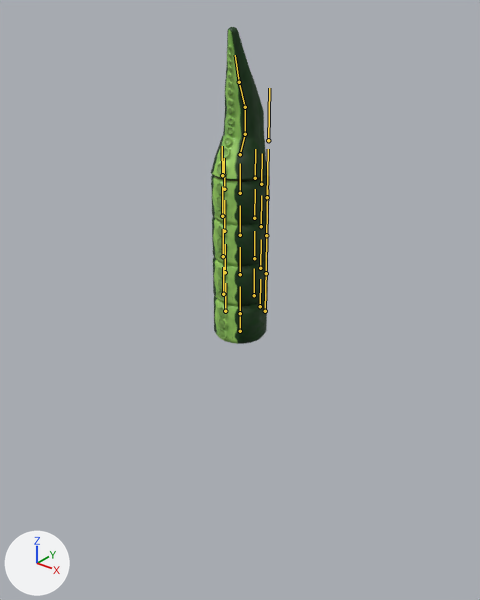
What one commit did to the FBX model res/enemy/enemy_changed.fbx.
One viewpoint serves both versions: a 50 mm camera at (7.85, -9.83, 6.84) aimed at (-0.26, 0.31, 0.55). The axes (+X, +Y, +Z) are drawn at lower left. The lights are the same throughout. The bones that bend it are drawn over the model as lines.

The first picture shows 'bake', 'bake.001', 'bake.002', 'bake.003', 'bake_top'.
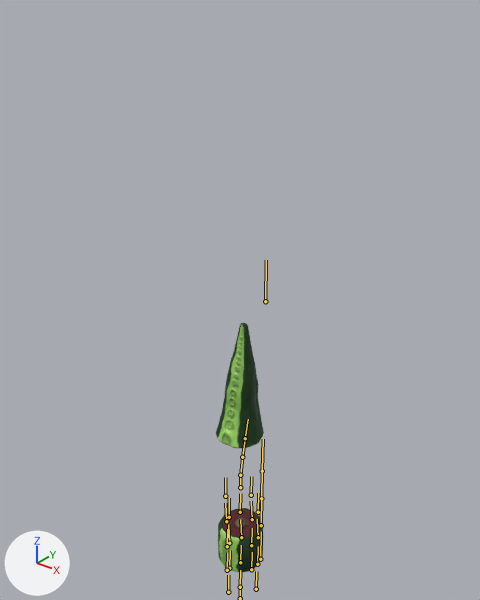
The newer file adds an action. The first version stands in its rest pose; the second is drawn at frame 33 of the action 'Armature|Armature|Armature|death_1s'.

Location of each change, [x1, y1, x2, y2] in pixels of the pictures (480 x 600 px):
'bake_top', posed (16% narrower, 19% shorter)
    before: [211, 27, 268, 181]
    after: [216, 323, 264, 448]
'bake.003', posed
    before: [211, 174, 269, 225]
    after: [218, 508, 263, 563]
'bake.001', posed
    before: [213, 257, 268, 306]
    after: [222, 543, 262, 572]
'bake.002', posed
    before: [212, 217, 269, 266]
    after: [229, 524, 263, 565]
'bake', posed
    before: [214, 296, 267, 344]
    after: [218, 538, 253, 572]
bone 'spine1', root to tip
    before: (240, 331) to (240, 313)
    after: (240, 598) to (240, 587)
bone 'spine1.001', root to tip
    before: (240, 313) to (240, 286)
    after: (240, 587) to (240, 570)
bone 'spine1.002', root to tip
    before: (240, 274) to (240, 247)
    after: (240, 562) to (241, 545)
bone 'spine1.003', root to tip
    before: (240, 235) to (240, 205)
    after: (241, 537) to (240, 519)
bone 'spine1.004', root to tip
    before: (240, 193) to (240, 163)
    after: (240, 512) to (240, 493)
bone 'spine1.005', root to tip
    before: (240, 154) to (245, 134)
    after: (240, 487) to (240, 475)
bone 'spine1.006', root to tip
    before: (245, 134) to (245, 107)
    after: (240, 475) to (242, 457)
bone 'spine1.007', root to tip
    before: (245, 107) to (239, 82)
    after: (242, 457) to (245, 438)
bone 'spine1.008', root to tip
    before: (239, 82) to (235, 55)
    after: (245, 438) to (248, 419)
bone 'seg', root to tip
    before: (265, 311) to (266, 269)
    after: (262, 471) to (263, 439)
bone 'seg.001', root to tip
    before: (266, 273) to (266, 230)
    after: (261, 498) to (262, 468)
bone 'seg.002', root to tip
    before: (266, 235) to (267, 189)
    after: (261, 525) to (261, 496)
bone 'seg.003', root to tip
    before: (267, 197) to (268, 149)
    after: (260, 559) to (261, 531)
bone 'seg.004', root to tip
    before: (268, 140) to (269, 88)
    after: (265, 301) to (266, 260)

The change, as a list of edits to the scene's bpy script:
```text
Change bone_spine1:
    where bone_spine1 = bpy.data.objects['Armature'].pose.bones['spine1']
    bone_spine1.location: (0.0, 0.0, 0.0) -> (0.0, -8.14, 0.0)
Change bone_spine1_001:
    where bone_spine1_001 = bpy.data.objects['Armature'].pose.bones['spine1.001']  # child of 'spine1'
    bone_spine1_001.rotation_quaternion: (1.0, 0.0, 0.0, 0.0) -> (1.0, -0.001, -0.003, -0.008)  # degrees (0, 0, 0) -> degrees (0, 0, -1)
Change bone_spine1_002:
    where bone_spine1_002 = bpy.data.objects['Armature'].pose.bones['spine1.002']  # child of 'spine1.001'
    bone_spine1_002.rotation_quaternion: (1.0, 0.0, 0.0, 0.0) -> (1.0, -0.01, 0.021, 0.001)  # degrees (0, 0, 0) -> degrees (-1, 2, 0)
Change bone_spine1_003:
    where bone_spine1_003 = bpy.data.objects['Armature'].pose.bones['spine1.003']  # child of 'spine1.002'
    bone_spine1_003.rotation_quaternion: (1.0, 0.0, 0.0, 0.0) -> (0.999, 0.025, 0.001, 0.022)  # degrees (0, 0, 0) -> degrees (3, 0, 3)
Change bone_spine1_004:
    where bone_spine1_004 = bpy.data.objects['Armature'].pose.bones['spine1.004']  # child of 'spine1.003'
    bone_spine1_004.rotation_quaternion: (1.0, 0.0, 0.0, 0.0) -> (0.999, -0.03, 0.019, -0.018)  # degrees (0, 0, 0) -> degrees (-3, 2, -2)
Change bone_spine1_005:
    where bone_spine1_005 = bpy.data.objects['Armature'].pose.bones['spine1.005']  # child of 'spine1.004'
    bone_spine1_005.rotation_quaternion: (1.0, 0.0, 0.0, 0.0) -> (0.977, 0.208, 0.02, 0.043)  # degrees (0, 0, 0) -> degrees (24, 1, 5)
Change bone_spine1_006:
    where bone_spine1_006 = bpy.data.objects['Armature'].pose.bones['spine1.006']  # child of 'spine1.005'
    bone_spine1_006.rotation_quaternion: (1.0, 0.0, 0.0, 0.0) -> (0.958, -0.267, 0.061, -0.084)  # degrees (0, 0, 0) -> degrees (-31, 4, -11)
Change bone_spine1_007:
    where bone_spine1_007 = bpy.data.objects['Armature'].pose.bones['spine1.007']  # child of 'spine1.006'
    bone_spine1_007.rotation_quaternion: (1.0, 0.0, 0.0, 0.0) -> (0.976, -0.207, 0.057, -0.042)  # degrees (0, 0, 0) -> degrees (-24, 5, -6)
Change bone_spine1_008:
    where bone_spine1_008 = bpy.data.objects['Armature'].pose.bones['spine1.008']  # child of 'spine1.007'
    bone_spine1_008.rotation_quaternion: (1.0, 0.0, 0.0, 0.0) -> (0.999, 0.049, 0.002, 0.008)  # degrees (0, 0, 0) -> degrees (6, 0, 1)
Change bone_seg:
    where bone_seg = bpy.data.objects['Armature'].pose.bones['seg']
    bone_seg.location: (0.0, 0.0, 0.0) -> (0.0, -4.53, 0.0)
Change bone_seg_001:
    where bone_seg_001 = bpy.data.objects['Armature'].pose.bones['seg.001']
    bone_seg_001.location: (0.0, 0.0, 0.0) -> (0.0, -6.35, 0.0)
Change bone_seg_002:
    where bone_seg_002 = bpy.data.objects['Armature'].pose.bones['seg.002']
    bone_seg_002.location: (0.0, 0.0, 0.0) -> (0.0, -8.15, 0.0)
Change bone_seg_003:
    where bone_seg_003 = bpy.data.objects['Armature'].pose.bones['seg.003']
    bone_seg_003.location: (0.0, 0.0, 0.0) -> (0.0, -10.19, 0.0)
Change bone_seg_004:
    where bone_seg_004 = bpy.data.objects['Armature'].pose.bones['seg.004']
    bone_seg_004.location: (0.0, 0.0, 0.0) -> (0.0, -3.56, 0.0)
```
